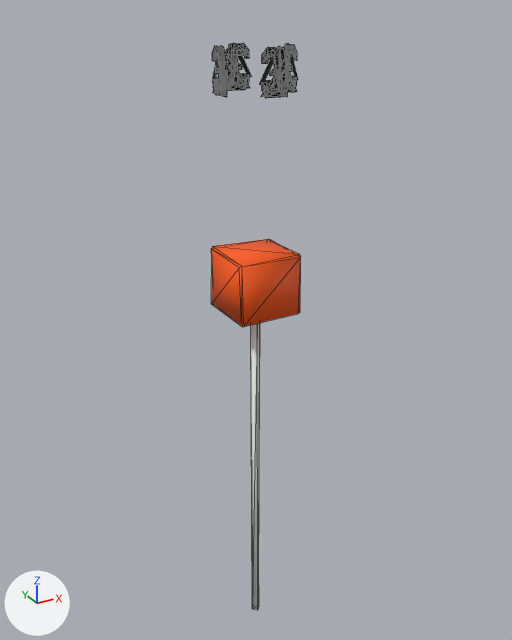
One commit to the glTF model assets/actors/sideline/down_marker_lod1.glb: the scene before it, then after it.
Before and after are seen from a 50 mm lens placed at (-1.68, -3.06, 3.58), pointed at (0.06, 0.1, 2.0). Lighting does not change. The marker at lower left points along +X, +Y and +Z. The picture after the commit comes second. Mesh edges are drawn as thin lines on the coarser meshes. Where no turn or scale is listed for an object, it has been applied to the vertices.

Objects in the first picture: 'down_3_lod1', 'down_4_lod1', 'down_marker_lod1' and 2 more.
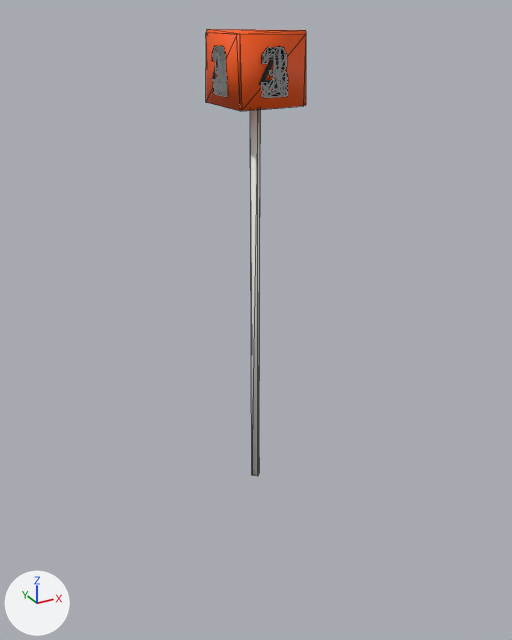
The newer file is also turned or shifted as a whole; pictures and numbers use the older file's frame.

Location of each change, [x1, y1, x2, y2] in pixels of the pictures (512 x 640 px):
'down_marker_lod1', no longer drawn
    before: [211, 239, 301, 610]
    faces in mat_prop_orange (orange #ff5a00): [211, 239, 301, 327]
    faces in mat_prop_white (white #edede8): [251, 323, 260, 610]
'down_marker__prop_orange', added (orange)
    after: [206, 29, 306, 111]
'down_marker__prop_white', added
    after: [250, 110, 260, 476]

The change, as a list of edits to the scene's bpy script:
```text
Add me_down_marker__prop_white_001:
    me_down_marker__prop_white_001.from_pydata([(0.0, 0.03, -1.05), (0.0, 0.03, 1.05), (0.03, 0.0, -1.05), (0.03, 0.0, 1.05), (0.0, -0.03, -1.05), (0.0, -0.03, 1.05), (-0.03, 0.0, -1.05), (-0.03, 0.0, 1.05)], [], [(1, 2, 0), (3, 4, 2), (5, 6, 4), (7, 0, 6), (2, 4, 6), (1, 3, 2), (3, 5, 4), (5, 7, 6), (3, 1, 7), (7, 5, 3), (7, 1, 0), (6, 0, 2)])
    me_down_marker__prop_white_001.materials.append(mat_prop_white)  # white #edede8
Add me_down_marker__prop_orange_001:
    me_down_marker__prop_orange_001.from_pydata(...)  # 17 vertices, 30 faces; spans x -0.18..0.18, y -0.18..0.18, z 1.06..1.39
    me_down_marker__prop_orange_001.materials.append(mat_prop_orange)  # orange #ff5a00
Change ob_down_marker_lod1:
    ob_down_marker_lod1: bpy.data.objects.new('down_marker_lod1', me_down_marker_002) -> bpy.data.objects.new('down_marker_lod1', None)
Add ob_down_marker__prop_white:
    ob_down_marker__prop_white = bpy.data.objects.new('down_marker__prop_white', me_down_marker__prop_white_001)
    ob_down_marker__prop_white.location = (0.0, 0.0, 2.1)
Add ob_down_marker__prop_orange:
    ob_down_marker__prop_orange = bpy.data.objects.new('down_marker__prop_orange', me_down_marker__prop_orange_001)
    ob_down_marker__prop_orange.location = (0.0, 0.0, 2.1)
```
